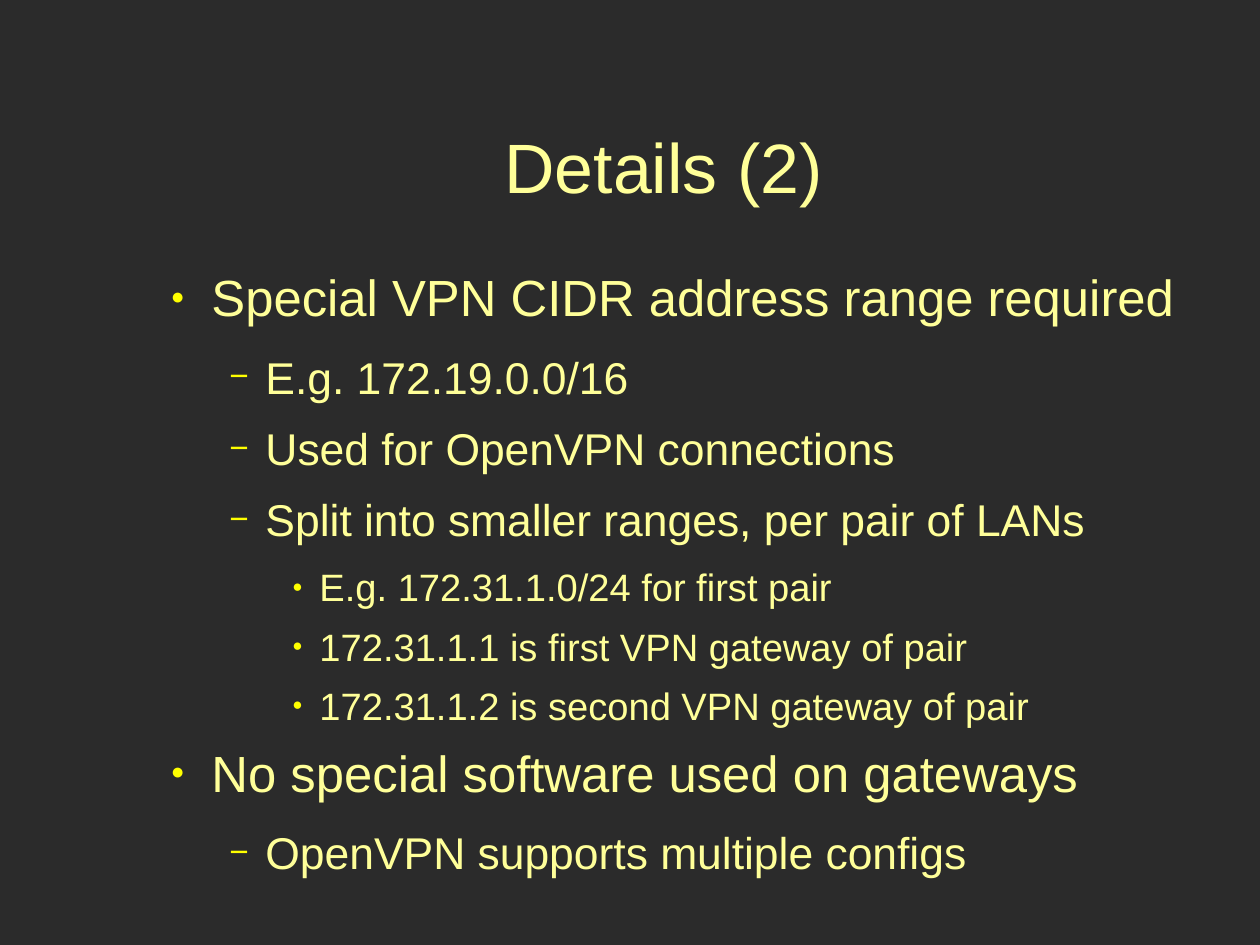
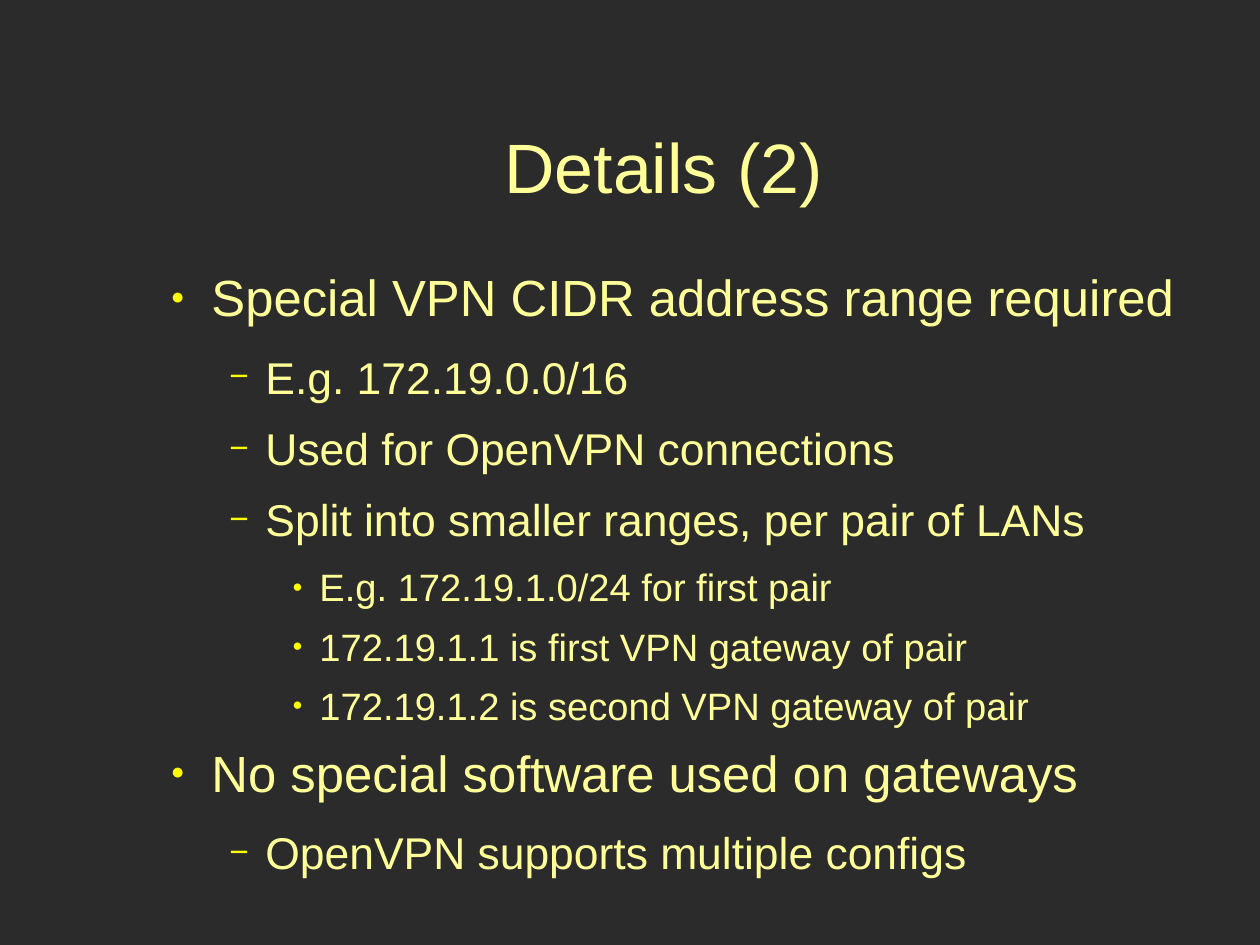
Before and after one commit to unixnut/mesh-networking-presentation, a slide deck: slide 9 of OpenVPN mesh networking presentation.odp. Drawn at 1260x945 pixels with LibreOffice and Linux fonts; fonts in the diff are those of the drawing; background and template pictures are left out; a plain dark background stands for a picture behind light text. Boxes give left, top, right and bottom in pixels: in the first picture for what was removed or moved away, otherwise in the second. Text is boxed around its words. In the diff, an @@ line names an element or a change of style, - is before the commit and + after.

Commit message:
Fixed bug with VPN CIDR address sub-ranges

```diff
--- a/OpenVPN mesh networking presentation.odp
+++ b/OpenVPN mesh networking presentation.odp
@@ text at <box>319,573,1029,728</box>: text changed @@
-    ● E.g. 172.31.1.0/24 for first pair
-    ● 172.31.1.1 is first VPN gateway of pair
-    ● 172.31.1.2 is second VPN gateway of pair
+    ● E.g. 172.19.1.0/24 for first pair
+    ● 172.19.1.1 is first VPN gateway of pair
+    ● 172.19.1.2 is second VPN gateway of pair
```
